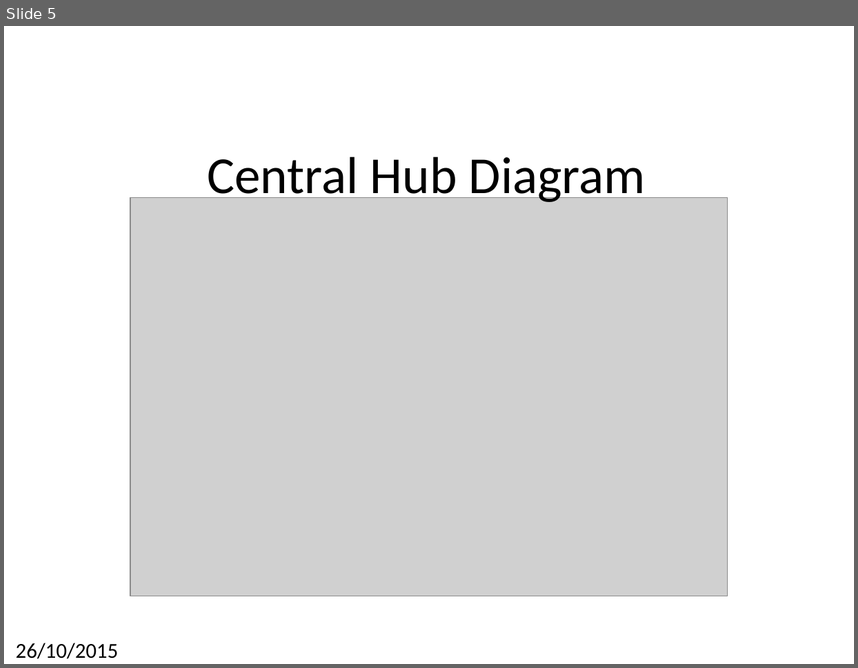
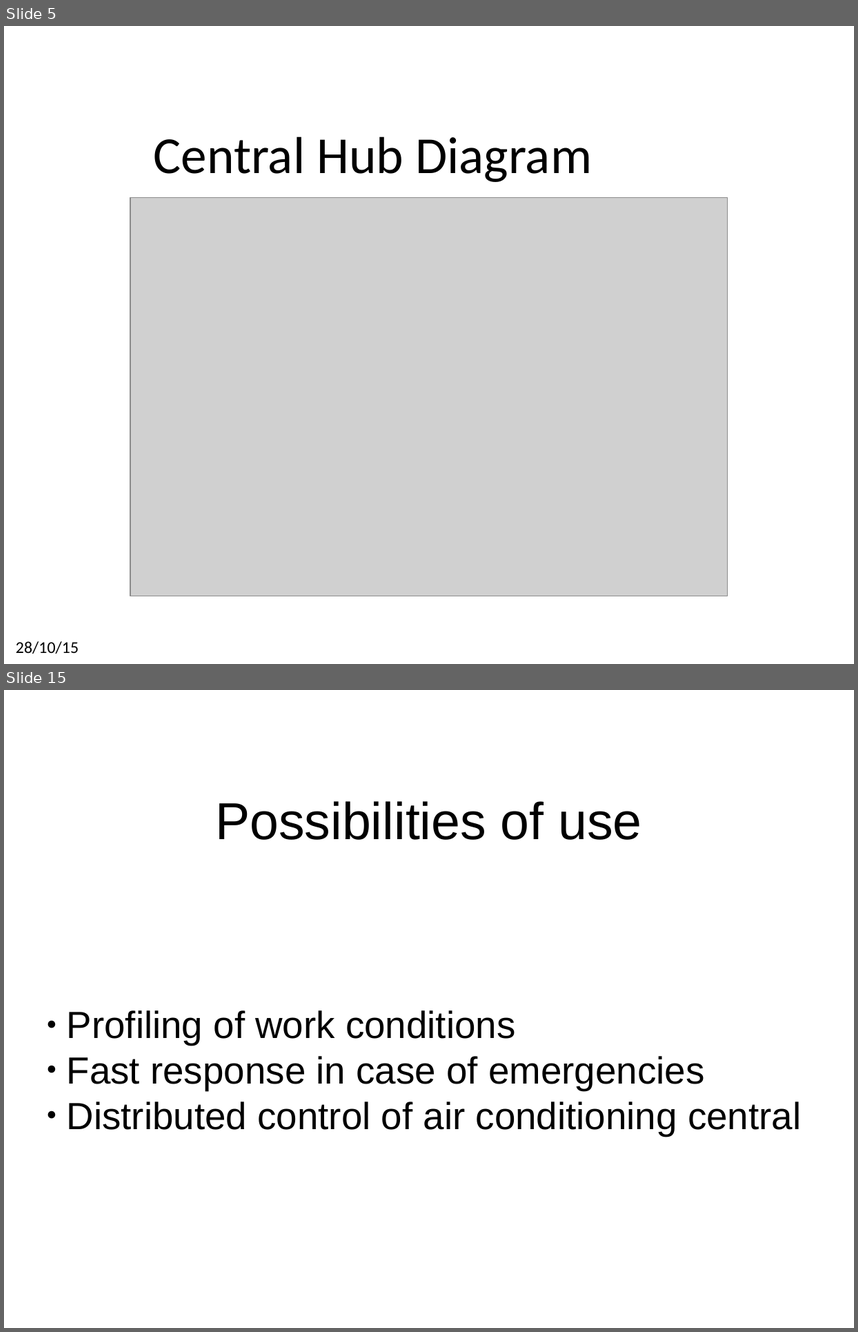
Before and after one commit to laurogama/artigo_pos, a slide deck: formato_chilecon/presentation/presentation_template.pptx. Shown one above the other, each under a label of ours: slide 5 before the commit, slides 5 and 15 after it; the slides between them are not shown. The pictures are 858x668 and 858x1332 pixels, drawn with LibreOffice and Linux fonts; fonts in the diff are those of the drawing; grey boxes stand for pictures; background and template pictures are left out. Boxes give left, top, right and bottom in pixels: in the first picture for what was removed or moved away, otherwise in the second. Text is boxed around its words. In the diff, an @@ line names an element or a change of style, - is before the commit and + after.

```diff
--- a/formato_chilecon/presentation/presentation_template.pptx
+++ b/formato_chilecon/presentation/presentation_template.pptx
@@ slide 15 added at bbox=[4, 690, 854, 1328], background picture (left out) @@
@@ text added at bbox=[215, 801, 642, 840], 44 pt, text #000000 @@
+Possibilities of use
@@ text added at bbox=[67, 1010, 801, 1136], 32 pt, text #000000 @@
+● Profiling of work conditions
+● Fast response in case of emergencies
+● Distributed control of air conditioning central
@@ slide 5 changed as well @@
@@ text "Central Hub Diagram" rewrapped from bbox=[207, 156, 646, 205] to bbox=[154, 136, 592, 182] @@
@@ text at bbox=[16, 641, 79, 653]: text changed; size 18 to 14 pt @@
-26/10/2015
+28/10/15
```
Also in this commit, not shown: 2 other slides changed, 13 other slides added, 4 slides removed, 16 other files.
